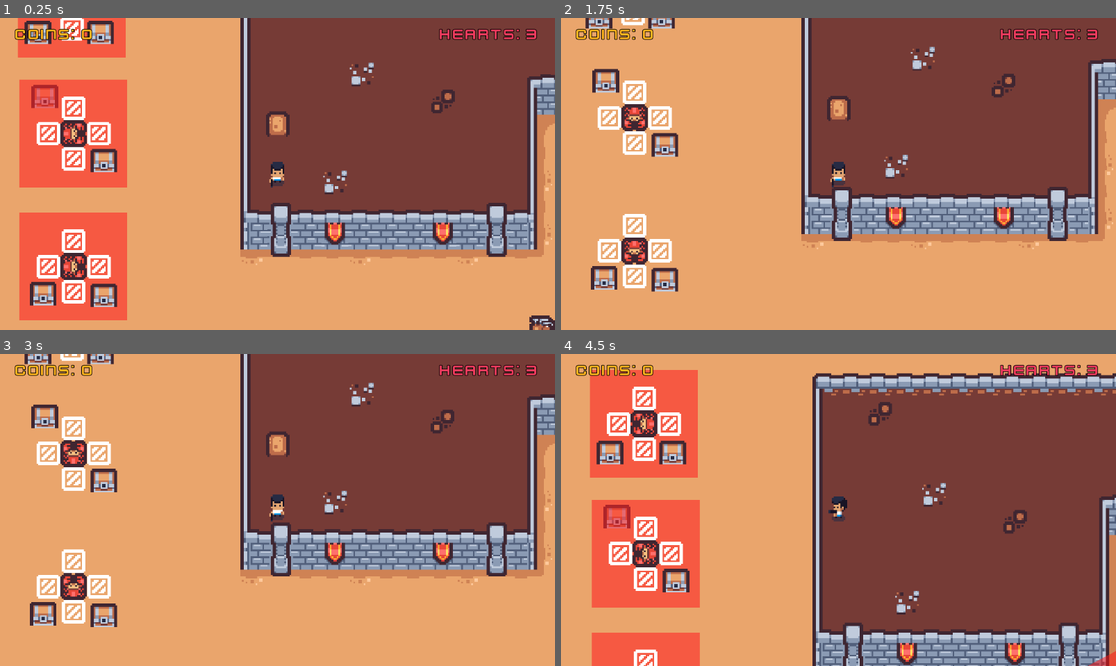
Above: before the commit, frames 1-4 (two rows, left to right).
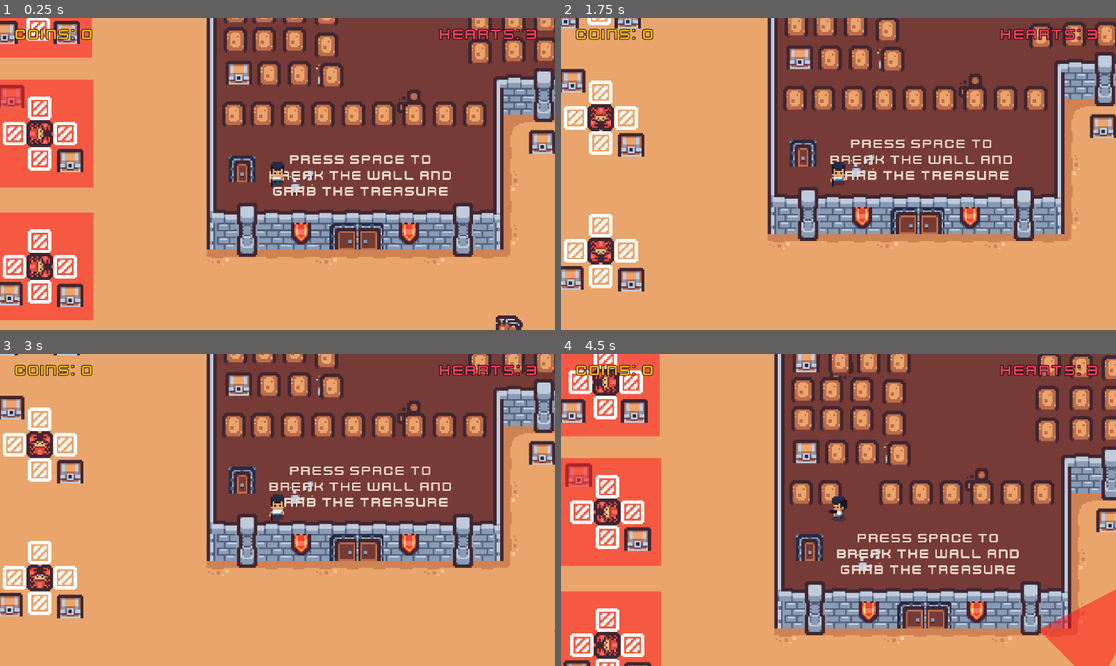
Above: after the commit, the same moments.

Repository: ki8yk8/game-dev-resolution
Game: Godot game, scene res://scenes/game_play.tscn
Two runs of this game, one before a commit and one after it. Both use one fixed random seed, a clock stepped at 60 frames per second and the inputs below.
Inputs (mouse positions are in pixels of both pictures, inside the frame that each line leads up to):
- Up to frame 1 (0.25 s): no input
- Up to frame 2 (1.75 s): tap Space (action) at 0.5, 0.6, 1.25 s; move the mouse to (960, 158) at 0.52 s; hold D (right) 0.53-1.28 s; click (960, 158) at 0.67 s; move the mouse to (727, 189) at 1.27 s; hold Down (down) from 1.28 s (still down); tap Alt at 1.35 s
- Up to frame 3 (3 s): tap Space (action) at 2, 2.75, 2.85 s; move the mouse to (333, 441) at 2.02 s; release Down (down) at 2.03 s; hold D (right) 2.03-2.78 s; tap Shift at 2.1 s; move the mouse to (249, 572) at 2.77 s; hold Up (up) from 2.78 s (still down); click (249, 572) at 2.92 s
- Up to frame 4 (4.5 s): tap Space (action) at 3.5, 4.25 s; move the mouse to (1005, 556) at 3.52 s; release Up (up) at 3.53 s; hold A (left) from 3.53 s (still down); tap Alt at 3.6 s; move the mouse to (672, 463) at 4.27 s; tap Shift at 4.35 s

The runs differ from the first frame. In frame 1, 36% of the frame differs, in the area x 0-100%, y 0-100%; in frame 2, 29%; in frame 3, 32%; in frame 4, 56%.

Commit message:
adds the breakable tile in one of the arena to complete the shooting range game

Diff:
--- a/scenes/game_play.tscn
+++ b/scenes/game_play.tscn
@@ -591,7 +591,7 @@
 [node name="Player" parent="." unique_id=1116653195 instance=ExtResource("2_swo0f")]
 unique_name_in_owner = true
 z_index = 2
-position = Vector2(6, 451)
+position = Vector2(26, 451)
 
 [node name="Camera2D" type="Camera2D" parent="Player" unique_id=1878565070]
 zoom = Vector2(3.5, 3.5)
@@ -772,6 +772,14 @@
 
 [node name="SmallDoor2" parent="Doors/DoorPortal7" unique_id=121682657 instance=ExtResource("10_r1jqb")]
 position = Vector2(548, 423)
+
+[node name="DoorPortal8" parent="Doors" unique_id=1072217270 instance=ExtResource("9_k38ww")]
+
+[node name="BigDoor" parent="Doors/DoorPortal8" unique_id=1328544790 instance=ExtResource("11_r1jqb")]
+position = Vector2(73, 488)
+
+[node name="SmallDoor" parent="Doors/DoorPortal8" unique_id=461324228 instance=ExtResource("10_r1jqb")]
+position = Vector2(5, 448)
 
 [node name="Shooters" type="Node2D" parent="." unique_id=393014520]
 
@@ -1410,6 +1418,19 @@
 horizontal_alignment = 1
 autowrap_mode = 2
 
+[node name="door3" type="Label" parent="UIHints" unique_id=1577127168]
+offset_left = -299.0
+offset_top = 337.0
+offset_right = 677.0
+offset_bottom = 634.0
+scale = Vector2(0.125, 0.125)
+theme_override_colors/font_color = Color(0.92, 0.84410006, 0.78200006, 1)
+theme_override_fonts/font = ExtResource("23_xaioq")
+theme_override_font_sizes/font_size = 64
+text = "Press space to break the wall and grab the treasure"
+horizontal_alignment = 1
+autowrap_mode = 2
+
 [node name="door2" type="Label" parent="UIHints" unique_id=1816132477]
 offset_left = 496.0
 offset_top = -138.0
@@ -1459,7 +1480,262 @@
 polygon = PackedVector2Array(-11, 471, -11, 329, 411, 330, 411, 473, 277, 473, 277, 392, 152, 392, 152, 471)
 
 [node name="BreakableWall" parent="ShootingRange" unique_id=1620579031 instance=ExtResource("26_yqh82")]
-position = Vector2(6, 422)
+position = Vector2(0, 416)
+
+[node name="BreakableWall2" parent="ShootingRange" unique_id=887689165 instance=ExtResource("26_yqh82")]
+position = Vector2(17, 416)
+
+[node name="BreakableWall3" parent="ShootingRange" unique_id=1865415850 instance=ExtResource("26_yqh82")]
+position = Vector2(35, 416)
+
+[node name="BreakableWall4" parent="ShootingRange" unique_id=295830203 instance=ExtResource("26_yqh82")]
+position = Vector2(53, 416)
+
+[node name="BreakableWall5" parent="ShootingRange" unique_id=229548991 instance=ExtResource("26_yqh82")]
+position = Vector2(71, 416)
+
+[node name="BreakableWall6" parent="ShootingRange" unique_id=1461447893 instance=ExtResource("26_yqh82")]
+position = Vector2(89, 416)
+
+[node name="BreakableWall7" parent="ShootingRange" unique_id=2105334794 instance=ExtResource("26_yqh82")]
+position = Vector2(107, 416)
+
+[node name="BreakableWall8" parent="ShootingRange" unique_id=954623206 instance=ExtResource("26_yqh82")]
+position = Vector2(125, 416)
+
+[node name="BreakableWall9" parent="ShootingRange" unique_id=1619209702 instance=ExtResource("26_yqh82")]
+position = Vector2(143, 416)
+
+[node name="Treasure" parent="ShootingRange" unique_id=1449358057 instance=ExtResource("4_hm83i")]
+position = Vector2(3, 390)
+
+[node name="BreakableWall10" parent="ShootingRange" unique_id=660867581 instance=ExtResource("26_yqh82")]
+position = Vector2(1, 372)
+
+[node name="BreakableWall11" parent="ShootingRange" unique_id=1158556780 instance=ExtResource("26_yqh82")]
+position = Vector2(1, 355)
+
+[node name="Treasure2" parent="ShootingRange" unique_id=4698936 instance=ExtResource("4_hm83i")]
+position = Vector2(3, 336)
+
+[node name="BreakableWall12" parent="ShootingRange" unique_id=1299395811 instance=ExtResource("26_yqh82")]
+position = Vector2(18, 355)
+
+[node name="BreakableWall13" parent="ShootingRange" unique_id=1266860675 instance=ExtResource("26_yqh82")]
+position = Vector2(18, 372)
+
+[node name="BreakableWall14" parent="ShootingRange" unique_id=753262320 instance=ExtResource("26_yqh82")]
+position = Vector2(21, 392)
+
+[node name="BreakableWall15" parent="ShootingRange" unique_id=1442528096 instance=ExtResource("26_yqh82")]
+position = Vector2(39, 392)
+
+[node name="BreakableWall16" parent="ShootingRange" unique_id=1441151273 instance=ExtResource("26_yqh82")]
+position = Vector2(36, 372)
+
+[node name="BreakableWall17" parent="ShootingRange" unique_id=2141459825 instance=ExtResource("26_yqh82")]
+position = Vector2(36, 355)
+
+[node name="BreakableWall18" parent="ShootingRange" unique_id=138287034 instance=ExtResource("26_yqh82")]
+position = Vector2(23, 338)
+
+[node name="BreakableWall19" parent="ShootingRange" unique_id=1270347845 instance=ExtResource("26_yqh82")]
+position = Vector2(40, 338)
+
+[node name="BreakableWall20" parent="ShootingRange" unique_id=1715029341 instance=ExtResource("26_yqh82")]
+position = Vector2(58, 338)
+
+[node name="BreakableWall21" parent="ShootingRange" unique_id=512039331 instance=ExtResource("26_yqh82")]
+position = Vector2(55, 356)
+
+[node name="BreakableWall22" parent="ShootingRange" unique_id=927128756 instance=ExtResource("26_yqh82")]
+position = Vector2(55, 375)
+
+[node name="BreakableWall23" parent="ShootingRange" unique_id=1815733089 instance=ExtResource("26_yqh82")]
+position = Vector2(58, 393)
+
+[node name="Treasure3" parent="ShootingRange" unique_id=845637525 instance=ExtResource("4_hm83i")]
+position = Vector2(207, 340)
+
+[node name="Treasure4" parent="ShootingRange" unique_id=1617081938 instance=ExtResource("4_hm83i")]
+position = Vector2(399, 342)
+
+[node name="Treasure5" parent="ShootingRange" unique_id=334422936 instance=ExtResource("4_hm83i")]
+position = Vector2(397, 450)
+
+[node name="Treasure6" parent="ShootingRange" unique_id=749397894 instance=ExtResource("4_hm83i")]
+position = Vector2(294, 450)
+
+[node name="BreakableWall24" parent="ShootingRange" unique_id=1016381613 instance=ExtResource("26_yqh82")]
+position = Vector2(185, 342)
+
+[node name="BreakableWall25" parent="ShootingRange" unique_id=1372241295 instance=ExtResource("26_yqh82")]
+position = Vector2(185, 360)
+
+[node name="BreakableWall26" parent="ShootingRange" unique_id=691262831 instance=ExtResource("26_yqh82")]
+position = Vector2(185, 378)
+
+[node name="BreakableWall27" parent="ShootingRange" unique_id=6877647 instance=ExtResource("26_yqh82")]
+position = Vector2(204, 359)
+
+[node name="BreakableWall28" parent="ShootingRange" unique_id=1555769526 instance=ExtResource("26_yqh82")]
+position = Vector2(204, 378)
+
+[node name="BreakableWall29" parent="ShootingRange" unique_id=815386614 instance=ExtResource("26_yqh82")]
+position = Vector2(223, 358)
+
+[node name="BreakableWall30" parent="ShootingRange" unique_id=603590759 instance=ExtResource("26_yqh82")]
+position = Vector2(226, 340)
+
+[node name="BreakableWall31" parent="ShootingRange" unique_id=348829779 instance=ExtResource("26_yqh82")]
+position = Vector2(224, 378)
+
+[node name="BreakableWall32" parent="ShootingRange" unique_id=781737496 instance=ExtResource("26_yqh82")]
+position = Vector2(245, 340)
+
+[node name="BreakableWall33" parent="ShootingRange" unique_id=536115399 instance=ExtResource("26_yqh82")]
+position = Vector2(245, 360)
+
+[node name="BreakableWall34" parent="ShootingRange" unique_id=382208591 instance=ExtResource("26_yqh82")]
+position = Vector2(244, 378)
+
+[node name="BreakableWall35" parent="ShootingRange" unique_id=578301033 instance=ExtResource("26_yqh82")]
+position = Vector2(263, 340)
+
+[node name="BreakableWall36" parent="ShootingRange" unique_id=1103800315 instance=ExtResource("26_yqh82")]
+position = Vector2(264, 360)
+
+[node name="BreakableWall37" parent="ShootingRange" unique_id=1018196497 instance=ExtResource("26_yqh82")]
+position = Vector2(264, 379)
+
+[node name="BreakableWall38" parent="ShootingRange" unique_id=561680078 instance=ExtResource("26_yqh82")]
+position = Vector2(166, 341)
+
+[node name="BreakableWall39" parent="ShootingRange" unique_id=703401518 instance=ExtResource("26_yqh82")]
+position = Vector2(166, 360)
+
+[node name="BreakableWall40" parent="ShootingRange" unique_id=386750806 instance=ExtResource("26_yqh82")]
+position = Vector2(166, 378)
+
+[node name="BreakableWall41" parent="ShootingRange" unique_id=2033078156 instance=ExtResource("26_yqh82")]
+position = Vector2(147, 340)
+
+[node name="BreakableWall42" parent="ShootingRange" unique_id=91545039 instance=ExtResource("26_yqh82")]
+position = Vector2(146, 360)
+
+[node name="BreakableWall43" parent="ShootingRange" unique_id=1959057632 instance=ExtResource("26_yqh82")]
+position = Vector2(146, 379)
+
+[node name="BreakableWall44" parent="ShootingRange" unique_id=1697765261 instance=ExtResource("26_yqh82")]
+position = Vector2(377, 344)
+
+[node name="BreakableWall45" parent="ShootingRange" unique_id=2014061578 instance=ExtResource("26_yqh82")]
+position = Vector2(357, 344)
+
+[node name="BreakableWall46" parent="ShootingRange" unique_id=1649619921 instance=ExtResource("26_yqh82")]
+position = Vector2(337, 345)
+
+[node name="BreakableWall47" parent="ShootingRange" unique_id=1984329316 instance=ExtResource("26_yqh82")]
+position = Vector2(317, 345)
+
+[node name="BreakableWall48" parent="ShootingRange" unique_id=232998193 instance=ExtResource("26_yqh82")]
+position = Vector2(318, 364)
+
+[node name="BreakableWall49" parent="ShootingRange" unique_id=706174961 instance=ExtResource("26_yqh82")]
+position = Vector2(337, 364)
+
+[node name="BreakableWall50" parent="ShootingRange" unique_id=1953531344 instance=ExtResource("26_yqh82")]
+position = Vector2(357, 364)
+
+[node name="BreakableWall51" parent="ShootingRange" unique_id=1557830233 instance=ExtResource("26_yqh82")]
+position = Vector2(377, 364)
+
+[node name="BreakableWall52" parent="ShootingRange" unique_id=50891503 instance=ExtResource("26_yqh82")]
+position = Vector2(400, 363)
+
+[node name="BreakableWall53" parent="ShootingRange" unique_id=1278209533 instance=ExtResource("26_yqh82")]
+position = Vector2(318, 385)
+
+[node name="BreakableWall54" parent="ShootingRange" unique_id=502908422 instance=ExtResource("26_yqh82")]
+position = Vector2(337, 385)
+
+[node name="BreakableWall55" parent="ShootingRange" unique_id=1093725018 instance=ExtResource("26_yqh82")]
+position = Vector2(357, 385)
+
+[node name="BreakableWall56" parent="ShootingRange" unique_id=2143811892 instance=ExtResource("26_yqh82")]
+position = Vector2(377, 385)
+
+[node name="BreakableWall57" parent="ShootingRange" unique_id=509433248 instance=ExtResource("26_yqh82")]
+position = Vector2(400, 385)
+
+[node name="BreakableWall58" parent="ShootingRange" unique_id=100575580 instance=ExtResource("26_yqh82")]
+position = Vector2(287, 434)
+
+[node name="BreakableWall59" parent="ShootingRange" unique_id=1076770786 instance=ExtResource("26_yqh82")]
+position = Vector2(287, 415)
+
+[node name="BreakableWall60" parent="ShootingRange" unique_id=384361833 instance=ExtResource("26_yqh82")]
+position = Vector2(305, 415)
+
+[node name="BreakableWall61" parent="ShootingRange" unique_id=1253909444 instance=ExtResource("26_yqh82")]
+position = Vector2(305, 434)
+
+[node name="BreakableWall62" parent="ShootingRange" unique_id=1020425290 instance=ExtResource("26_yqh82")]
+position = Vector2(320, 451)
+
+[node name="BreakableWall63" parent="ShootingRange" unique_id=1894185361 instance=ExtResource("26_yqh82")]
+position = Vector2(321, 434)
+
+[node name="BreakableWall64" parent="ShootingRange" unique_id=11493299 instance=ExtResource("26_yqh82")]
+position = Vector2(321, 415)
+
+[node name="BreakableWall65" parent="ShootingRange" unique_id=610192994 instance=ExtResource("26_yqh82")]
+position = Vector2(337, 463)
+
+[node name="BreakableWall66" parent="ShootingRange" unique_id=1495824294 instance=ExtResource("26_yqh82")]
+position = Vector2(337, 446)
+
+[node name="BreakableWall67" parent="ShootingRange" unique_id=816686586 instance=ExtResource("26_yqh82")]
+position = Vector2(355, 462)
+
+[node name="BreakableWall68" parent="ShootingRange" unique_id=1676221573 instance=ExtResource("26_yqh82")]
+position = Vector2(372, 462)
+
+[node name="BreakableWall69" parent="ShootingRange" unique_id=1169879719 instance=ExtResource("26_yqh82")]
+position = Vector2(354, 446)
+
+[node name="BreakableWall70" parent="ShootingRange" unique_id=111722584 instance=ExtResource("26_yqh82")]
+position = Vector2(371, 446)
+
+[node name="BreakableWall71" parent="ShootingRange" unique_id=1350715627 instance=ExtResource("26_yqh82")]
+position = Vector2(371, 428)
+
+[node name="BreakableWall72" parent="ShootingRange" unique_id=1121272847 instance=ExtResource("26_yqh82")]
+position = Vector2(387, 428)
+
+[node name="BreakableWall73" parent="ShootingRange" unique_id=1665821683 instance=ExtResource("26_yqh82")]
+position = Vector2(402, 428)
+
+[node name="BreakableWall74" parent="ShootingRange" unique_id=184709134 instance=ExtResource("26_yqh82")]
+position = Vector2(370, 411)
+
+[node name="BreakableWall75" parent="ShootingRange" unique_id=1076310195 instance=ExtResource("26_yqh82")]
+position = Vector2(387, 411)
+
+[node name="BreakableWall76" parent="ShootingRange" unique_id=726851265 instance=ExtResource("26_yqh82")]
+position = Vector2(403, 411)
+
+[node name="BreakableWall77" parent="ShootingRange" unique_id=673738768 instance=ExtResource("26_yqh82")]
+position = Vector2(338, 429)
+
+[node name="BreakableWall78" parent="ShootingRange" unique_id=1437173034 instance=ExtResource("26_yqh82")]
+position = Vector2(354, 429)
+
+[node name="BreakableWall79" parent="ShootingRange" unique_id=1646658216 instance=ExtResource("26_yqh82")]
+position = Vector2(338, 413)
+
+[node name="BreakableWall80" parent="ShootingRange" unique_id=1735009813 instance=ExtResource("26_yqh82")]
+position = Vector2(354, 412)
 
 [connection signal="body_entered" from="ShootingRange" to="." method="_on_shooting_range_body_entered"]
 [connection signal="body_exited" from="ShootingRange" to="." method="_on_shooting_range_body_exited"]
